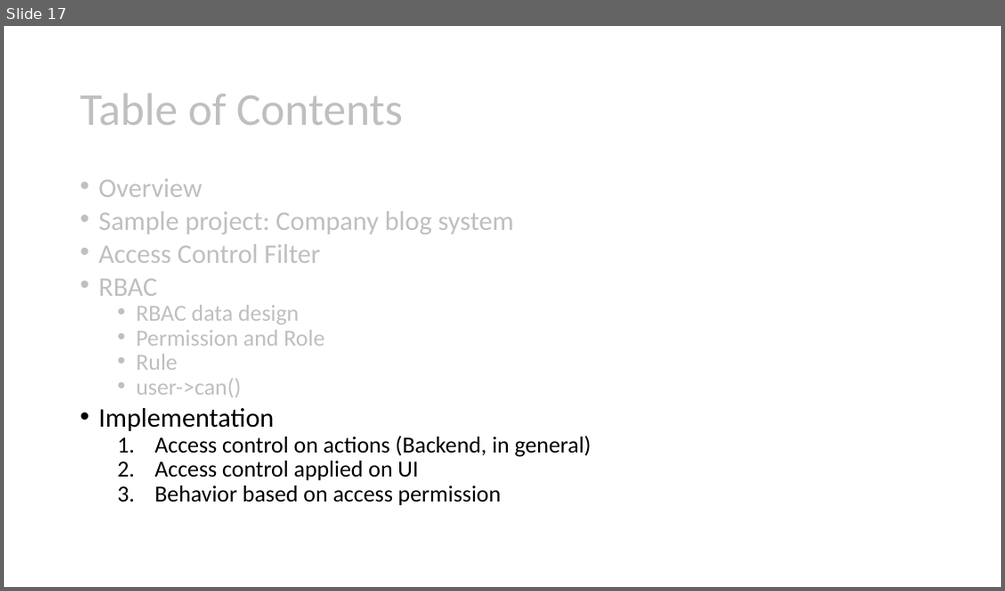
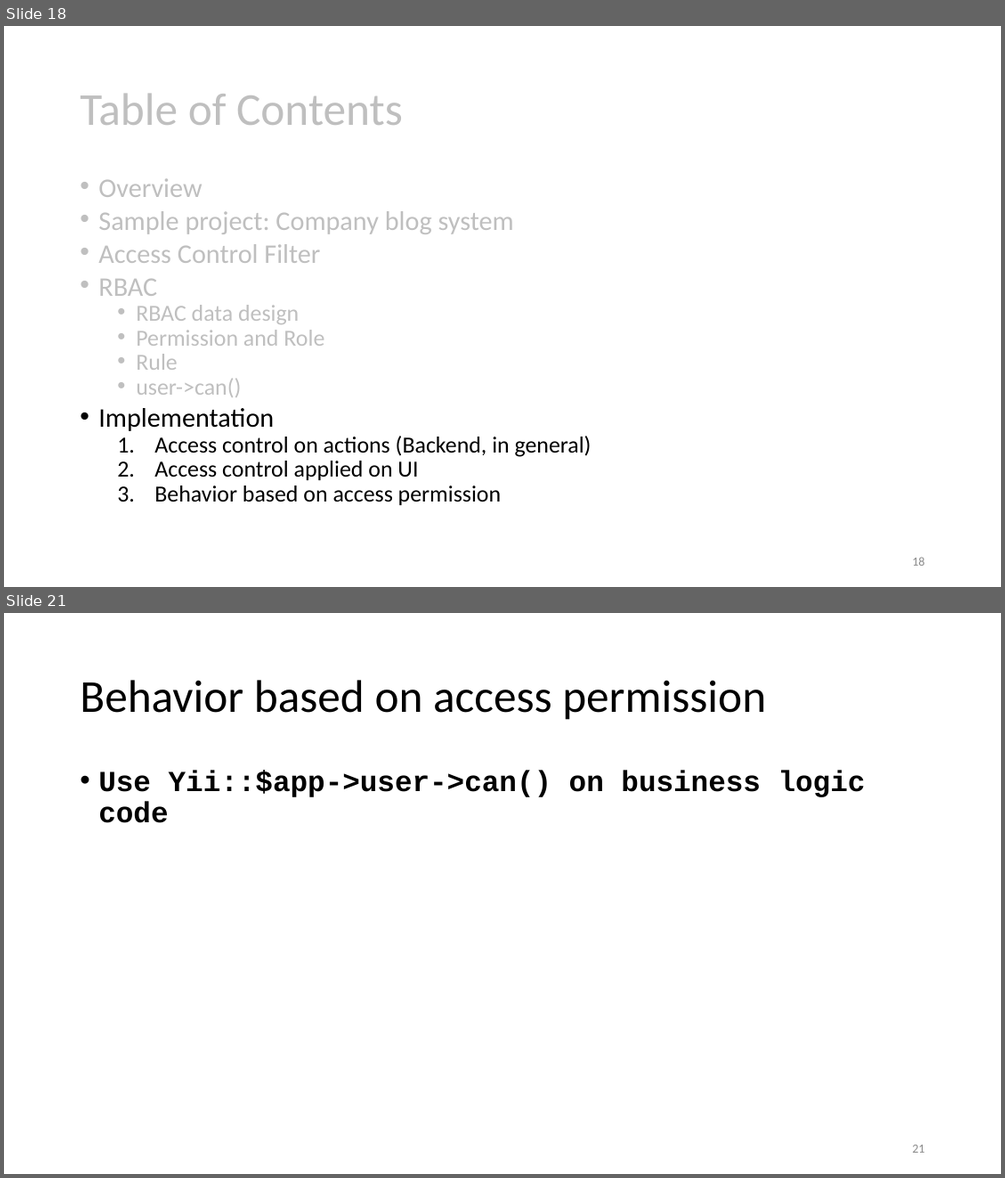
Before and after one commit to umbalaconmeogia/yii2-rbac-tutorial, a slide deck: docs/tutorial/Yii2RbacTutorial.pptx. Shown one above the other, each under a label of ours: slide 17 before the commit, slides 18 and 21 after it; the slides between them are not shown. The pictures are 1005x591 and 1005x1178 pixels, drawn with LibreOffice and Linux fonts; fonts in the diff are those of the drawing. Boxes give left, top, right and bottom in pixels: in the first picture for what was removed or moved away, otherwise in the second. Text is boxed around its words. In the diff, an @@ line names an element or a change of style, - is before the commit and + after.

```diff
--- a/docs/tutorial/Yii2RbacTutorial.pptx
+++ b/docs/tutorial/Yii2RbacTutorial.pptx
@@ slide 21 added at (4,613,1001,1174), background #FFFFFF @@
@@ title added at (80,680,766,720), 44 pt, text #000000 @@
+Behavior based on access permission
@@ text added at (98,770,866,823), 28 pt, text #000000, bold @@
+• Use Yii::$app->user->can() on business logic code
@@ page number added at (912,1144,924,1152), 12 pt, text #8C8C8C @@
+21
@@ what was slide 17 is now slide 18 @@
@@ slide 18 changed as well @@
@@ page number added at (912,556,924,565), 12 pt, text #8C8C8C @@
+18
```
Also in this commit, not shown: 15 other slides changed, 5 other slides added, 1 slide removed, 19 other files.
